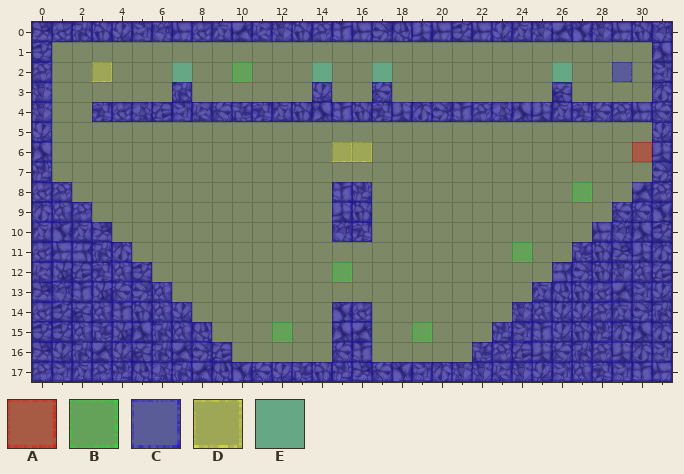
A Tiled map gets an edit: Spellington/src/res/map/mapDungeon28.tmx. The picture above is the old version.
Cells are 50x50 px. Shown: x 0..31, y 0..17.
Key: from "collisionTile": A 0, B 1, C 3, D 4, E 6.
_ is an empty cell.
Layers that did not change in this view are not listed.
Layer "event" before, first column x 0:
 0 ________________________________
 1 ________________________________
 2 ___D___E__B___E__E________E__C__
 3 ________________________________
 4 ________________________________
 5 ________________________________
 6 _______________DD_____________A_
 7 ________________________________
 8 ___________________________B____
 9 ________________________________
10 ________________________________
11 ________________________B_______
12 _______________B________________
13 ________________________________
14 ________________________________
15 ____________B______B____________
16 ________________________________
17 ________________________________
The same view after the edit:
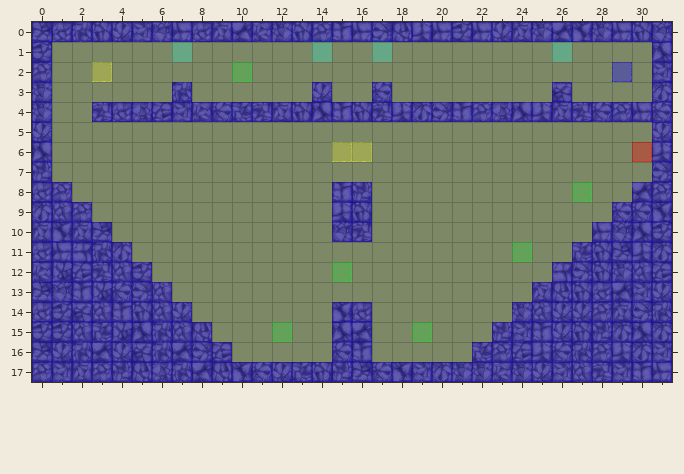
See-through tiles are keyed as they look on the map.
The edit:
Changed rows in their new state; . is an unchanged cell.
Layer "event":
first column x 7:
 1 E......E..E........E
 2 _......_.._........_
Changed places in both pictures, as pixel boxes (x1, y1, x2, y2):
changed: (172, 42, 192, 82)
changed: (312, 42, 332, 82)
changed: (372, 42, 392, 82)
changed: (552, 42, 572, 82)
